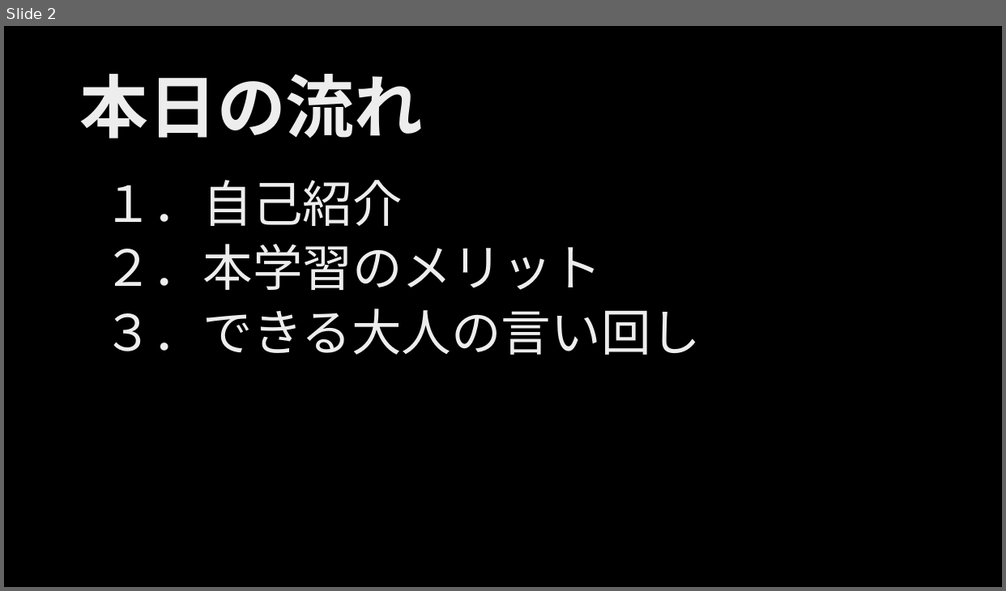
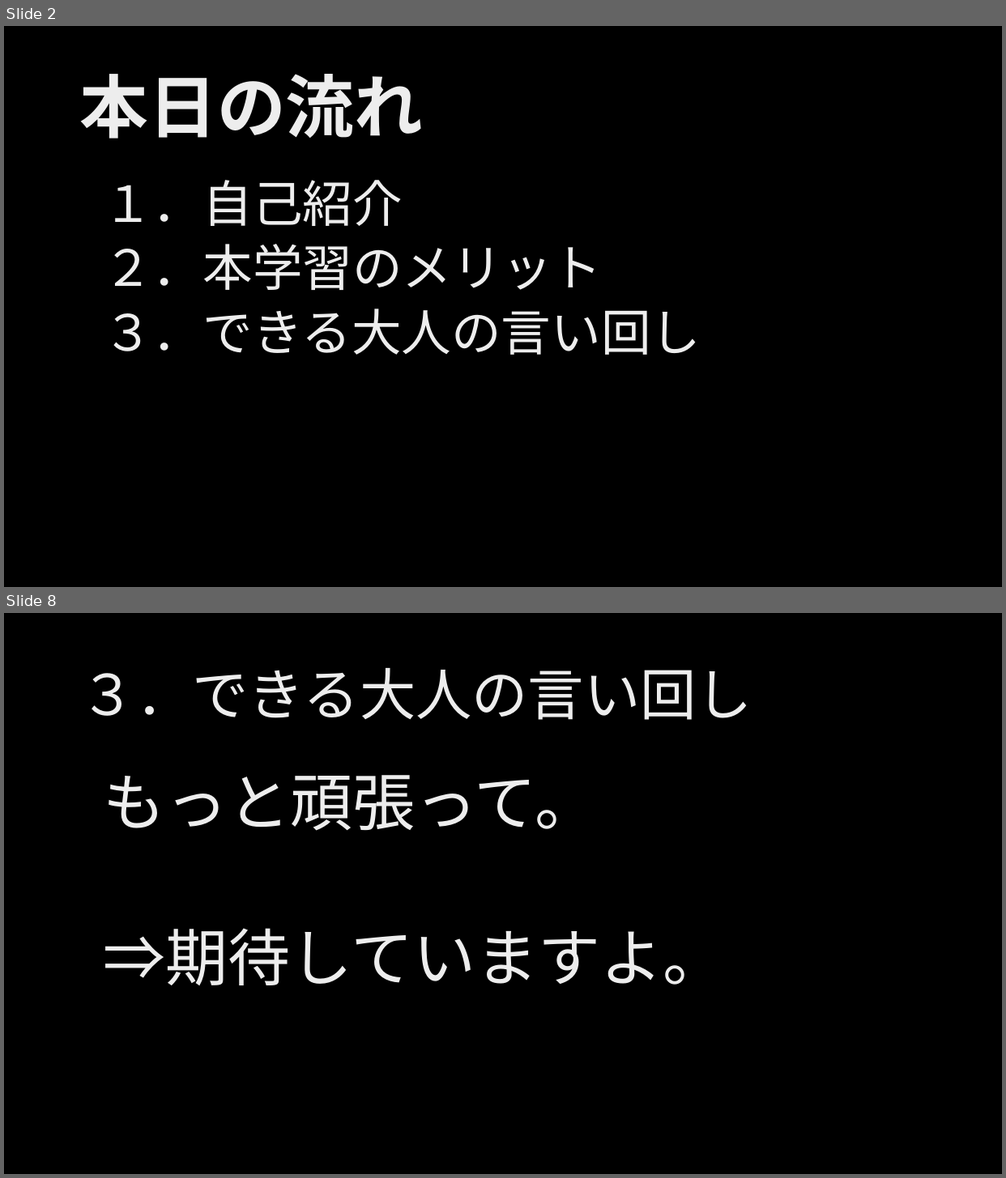
Before and after one commit to ljsdl/kmusubi, a slide deck: docs/999_学习资料汇总/実用日本語.pptx. Shown one above the other, each under a label of ours: slide 2 before the commit, slides 2 and 8 after it; the slides between them are not shown. The pictures are 1006x591 and 1006x1178 pixels, drawn with LibreOffice and Linux fonts; fonts in the diff are those of the drawing; background and template pictures are left out. Boxes give left, top, right and bottom in pixels: in the first picture for what was removed or moved away, otherwise in the second. Text is boxed around its words. In the diff, an @@ line names an element or a change of style, - is before the commit and + after.

```diff
--- a/docs/999_学习资料汇总/実用日本語.pptx
+++ b/docs/999_学习资料汇总/実用日本語.pptx
@@ slide 8 added at box(4, 613, 1002, 1174), background picture (left out) @@
@@ title added at box(80, 668, 752, 720), 54 pt, text gradient #BFBFBF to #EDEDED to #FFFFFF @@
+３．できる大人の言い回し
@@ text added at box(103, 775, 725, 986), 60 pt, text gradient #BFBFBF to #EDEDED to #FFFFFF @@
+もっと頑張って。
+⇒期待していますよ。
```
Also in this commit, not shown: 3 slides changed, 9 other slides added.
